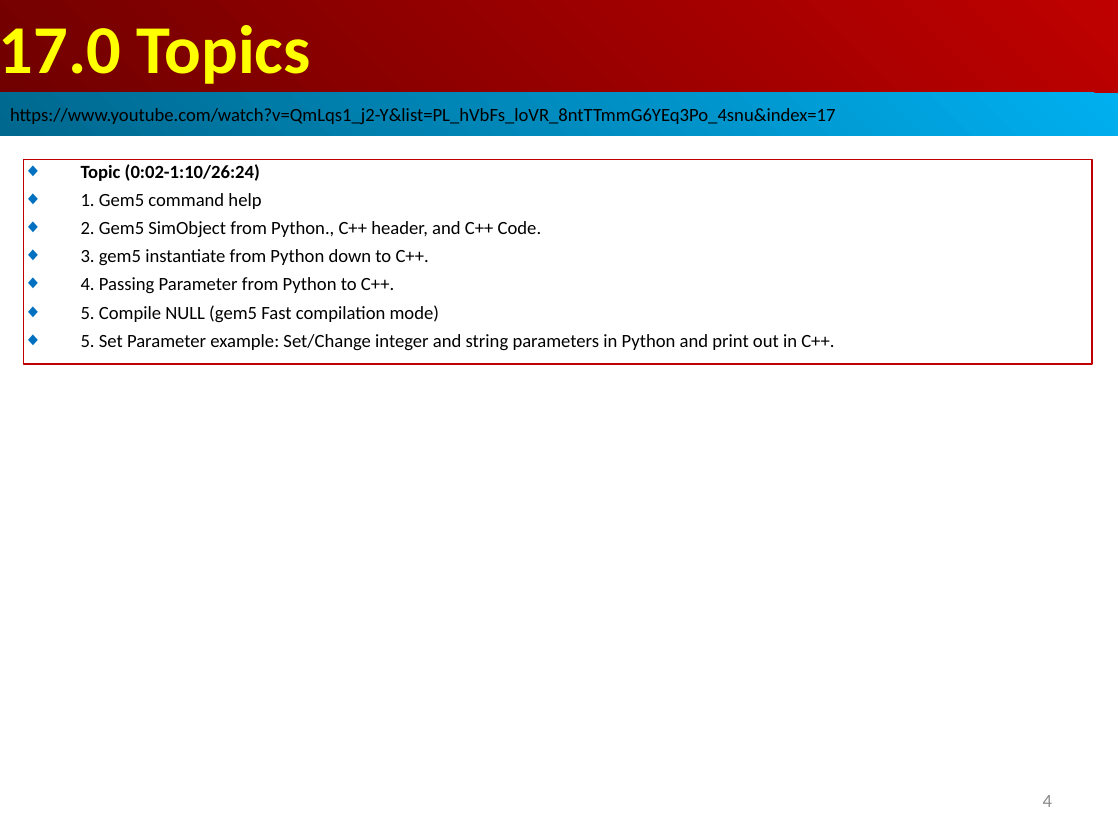
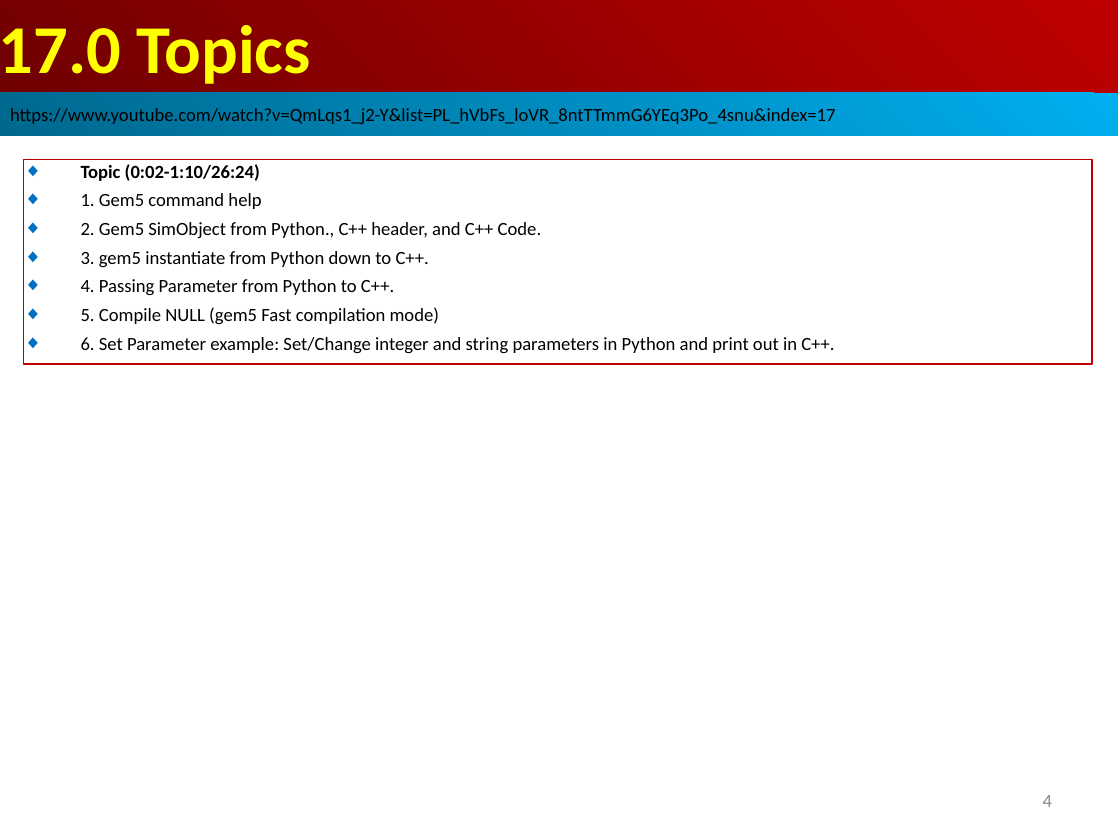
Before and after one commit to peterhchen/AIU_CS850_Gem5_McPAT, a slide deck: slide 4 of 050_Gem5/017.SimObj_02/000_Video/017.SimObj_02.ppt. Drawn at 1120x840 pixels with LibreOffice and Linux fonts; fonts in the diff are those of the drawing. Boxes give left, top, right and bottom in pixels: in the first picture for what was removed or moved away, otherwise in the second. Text is boxed around its words. In the diff, an @@ line names an element or a change of style, - is before the commit and + after.

```diff
--- a/050_Gem5/017.SimObj_02/000_Video/017.SimObj_02.ppt
+++ b/050_Gem5/017.SimObj_02/000_Video/017.SimObj_02.ppt
@@ text in rectangle at (81,337,834,354): text changed @@
-◆ 5. Set Parameter example: Set/Change integer and string parameters in Python and print out in C++.
+◆ 6. Set Parameter example: Set/Change integer and string parameters in Python and print out in C++.
```
